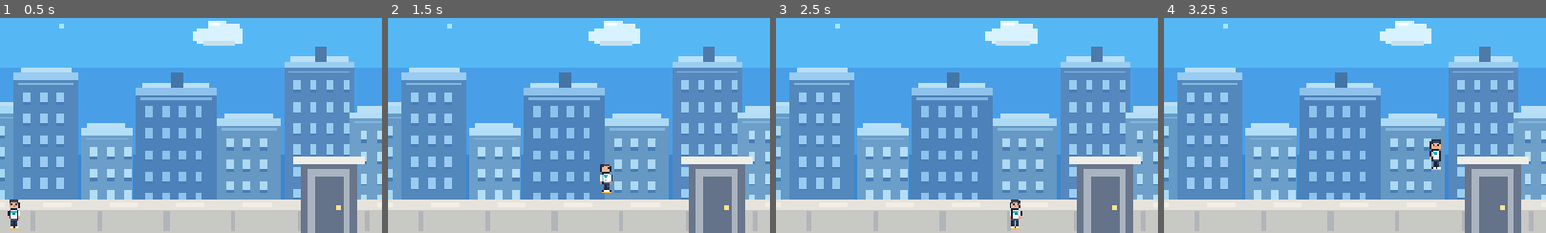
Above: before the commit, frames 1-4 (left to right).
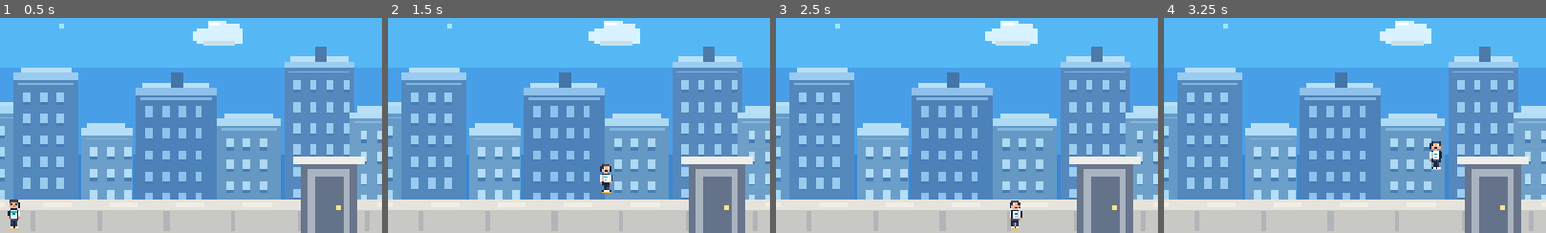
Above: after the commit, the same moments.

Repository: zamuuk13-sketch/MY-GAMES
Game: Godot game, scene res://Main.tscn
Same seed, same stepped clock (60 frames per second), same inputs: the game is played once before the commit and once after it.
Inputs:
- Up to frame 1 (0.5 s): no input
- Up to frame 2 (1.5 s): hold D (move_right) from 0.53 s (still down); tap Space (jump) at 0.77 s
- Up to frame 3 (2.5 s): tap Space (jump) at 1.52 s; release D (move_right) at 2.03 s; hold A (move_left) from 2.03 s (still down)
- Up to frame 4 (3.25 s): release A (move_left) at 2.78 s; hold D (move_right) from 2.78 s (still down); tap Space (jump) at 3.02 s
The pictures show only the part of the screen within x 6-56%, y 33-83%; the shares and areas given below are measured in that part.

Frame 1 is identical in both runs. In frame 2, 0.1% of the frame differs, in the area x 55-59%, y 68-80%; in frame 3, 0.1%; in frame 4, 0.1%, in the area x 69-73%, y 56-68%.

Commit message:
Play idle animation only while standing still

Diff:
--- a/KINGS_PARKOUR/Main.gd
+++ b/KINGS_PARKOUR/Main.gd
@@ -143,6 +143,11 @@
 	var idle := player.get_node_or_null("IdleSprite") as Sprite2D
 	if idle == null:
 		return
+	# Play the breathing/blinking idle only while the player is standing still.
+	if absf(Input.get_axis("move_left", "move_right")) > 0.01:
+		idle.frame = 0
+		idle.set_meta("frame_clock", 0.0)
+		return
 	idle.set_meta("frame_clock", float(idle.get_meta("frame_clock", 0.0)) + delta)
 	var clock := float(idle.get_meta("frame_clock"))
 	if clock >= 0.12:
